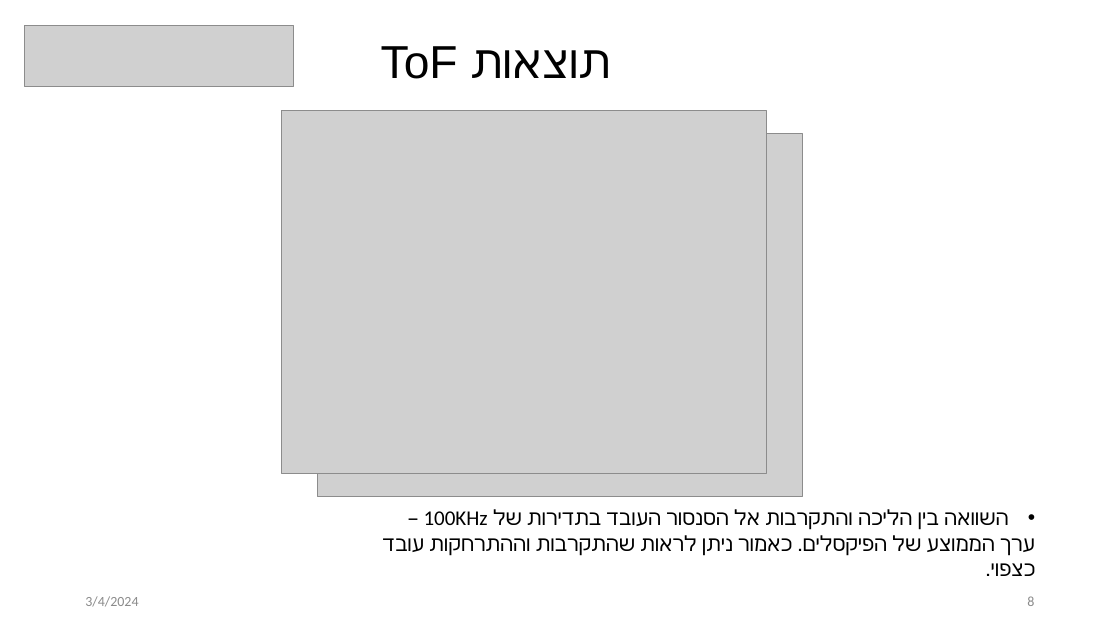
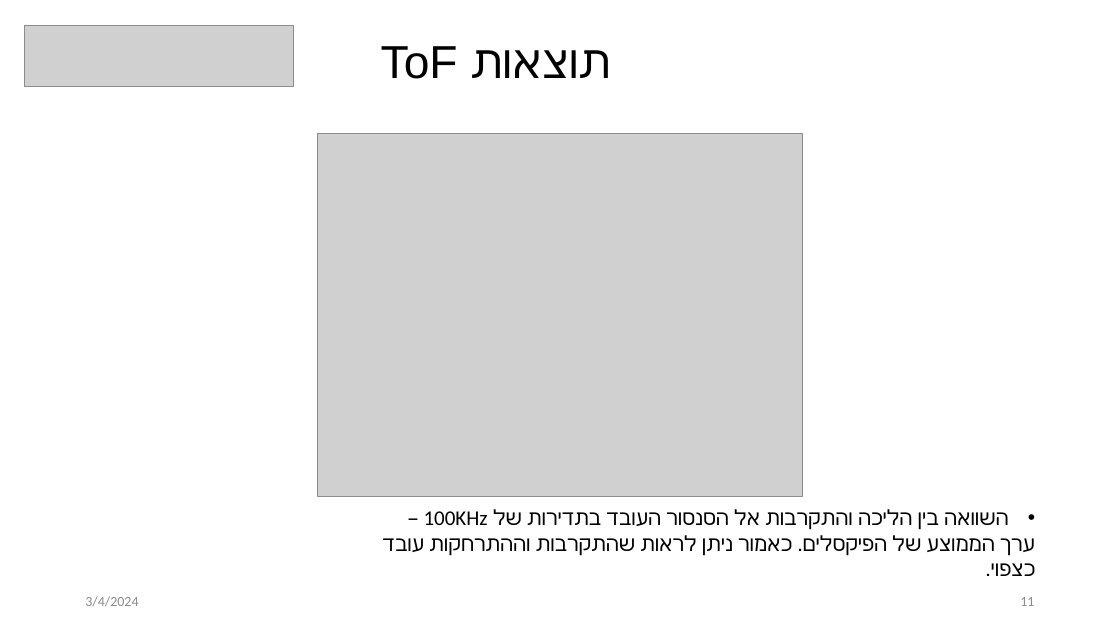
Before and after one commit to YonatanAmir1996/M5StackTelemetry, a slide deck: slide 11 of ProjectDocuments/Template4Mid (6) (2).pptx (slide 8 before the commit). Drawn at 1120x630 pixels with LibreOffice and Linux fonts; fonts in the diff are those of the drawing; grey boxes stand for pictures. Boxes give left, top, right and bottom in pixels: in the first picture for what was removed or moved away, otherwise in the second. Text is boxed around its words. In the diff, an @@ line names an element or a change of style, - is before the commit and + after.

```diff
--- a/ProjectDocuments/Template4Mid (6) (2).pptx
+++ b/ProjectDocuments/Template4Mid (6) (2).pptx
@@ picture removed at box(281, 110, 766, 474) @@
@@ page number at box(1020, 597, 1034, 606): text changed @@
-8
+11
```
Also in this commit, not shown: 1 other slide changed, 3 slides added, 1 other file.
